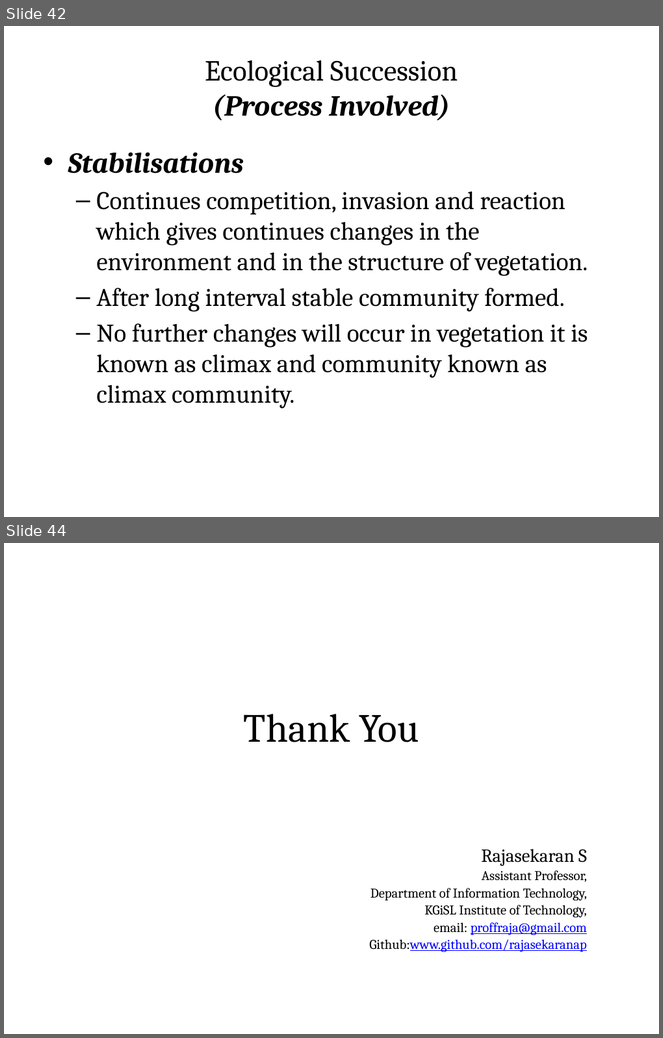
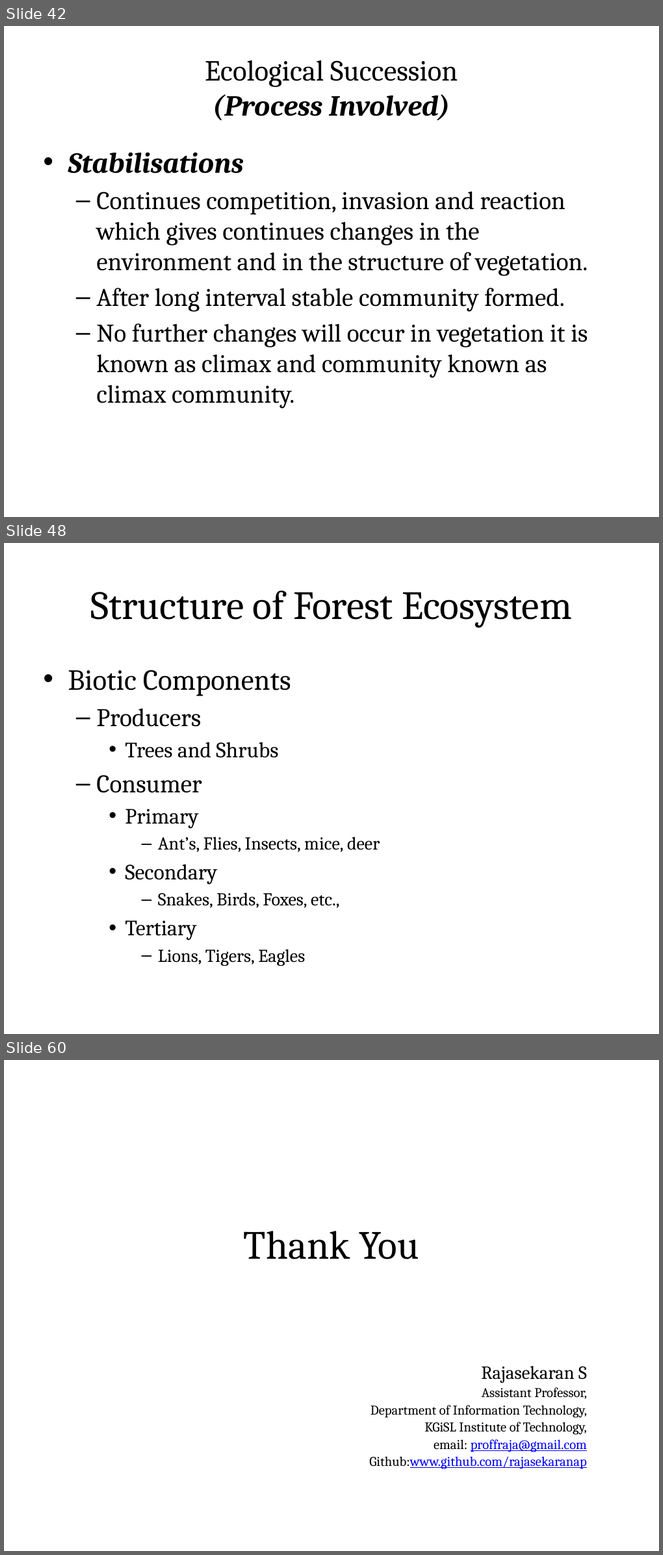
Before and after one commit to rajasekaran36/GE8291-Environmental-Science-and-Engineering, a slide deck: Slides/GE8291-U1.pptx. Shown one above the other, each under a label of ours: slides 42 and 44 before the commit, slides 42, 48 and 60 after it; the slides between them are not shown. The pictures are 663x1038 and 663x1555 pixels, drawn with LibreOffice and Linux fonts; fonts in the diff are those of the drawing. Boxes give left, top, right and bottom in pixels: in the first picture for what was removed or moved away, otherwise in the second. Text is boxed around its words. In the diff, an @@ line names an element or a change of style, - is before the commit and + after.

```diff
--- a/Slides/GE8291-U1.pptx
+++ b/Slides/GE8291-U1.pptx
@@ slide 48 added at [4,543,659,1034], background #FFFFFF @@
@@ title added at [36,563,627,644], fill gradient #DAFDA7 to #E4FCC2 to #F5FFE7, outline #98B955 0.75 pt, 44 pt, text #000000 @@
+Structure of Forest Ecosystem
@@ text added at [68,670,380,966], 20 pt, text #000000 @@
+• Biotic Components
+  – Producers
+    • Trees and Shrubs
+  – Consumer
+    • Primary
+      – Ant’s, Flies, Insects, mice, deer
+    • Secondary
+      – Snakes, Birds, Foxes, etc.,
+    • Tertiary
+      – Lions, Tigers, Eagles
@@ what was slide 44 is now slide 60 @@
```
Also in this commit, not shown: 1 slide changed, 15 other slides added.
